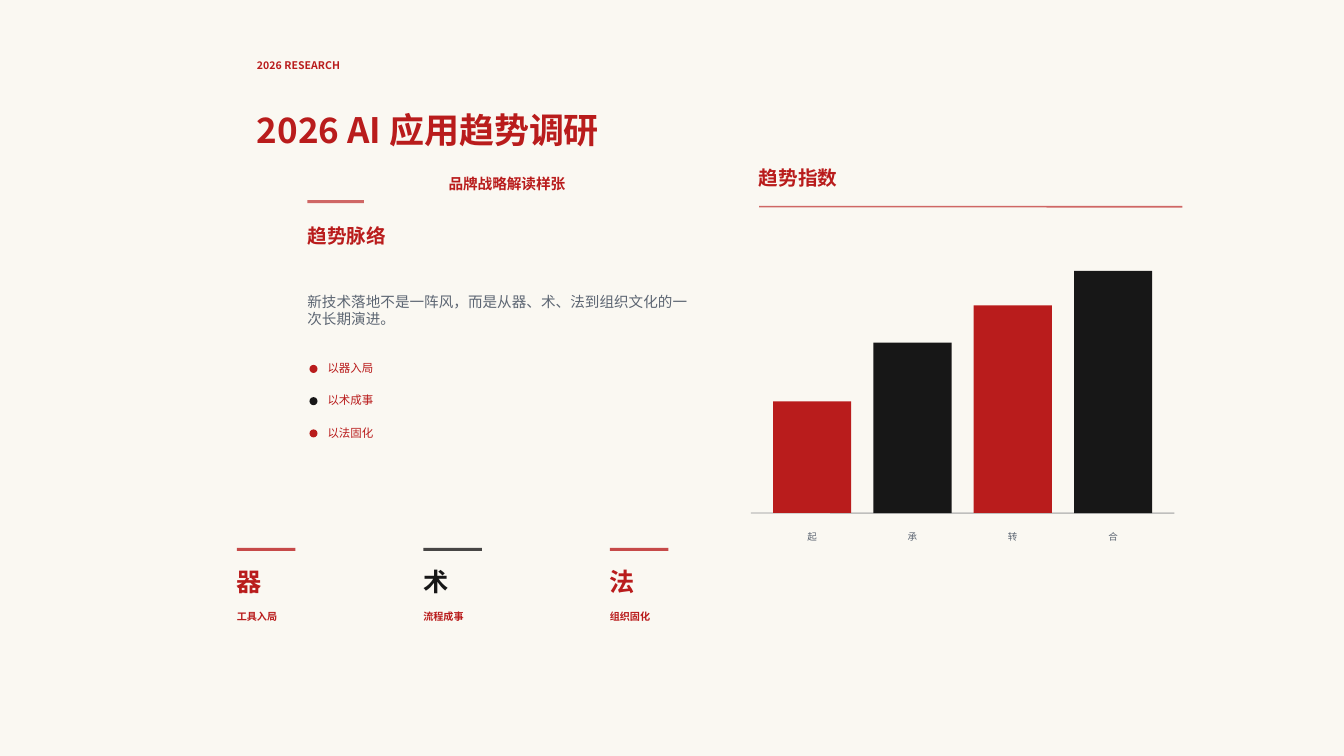
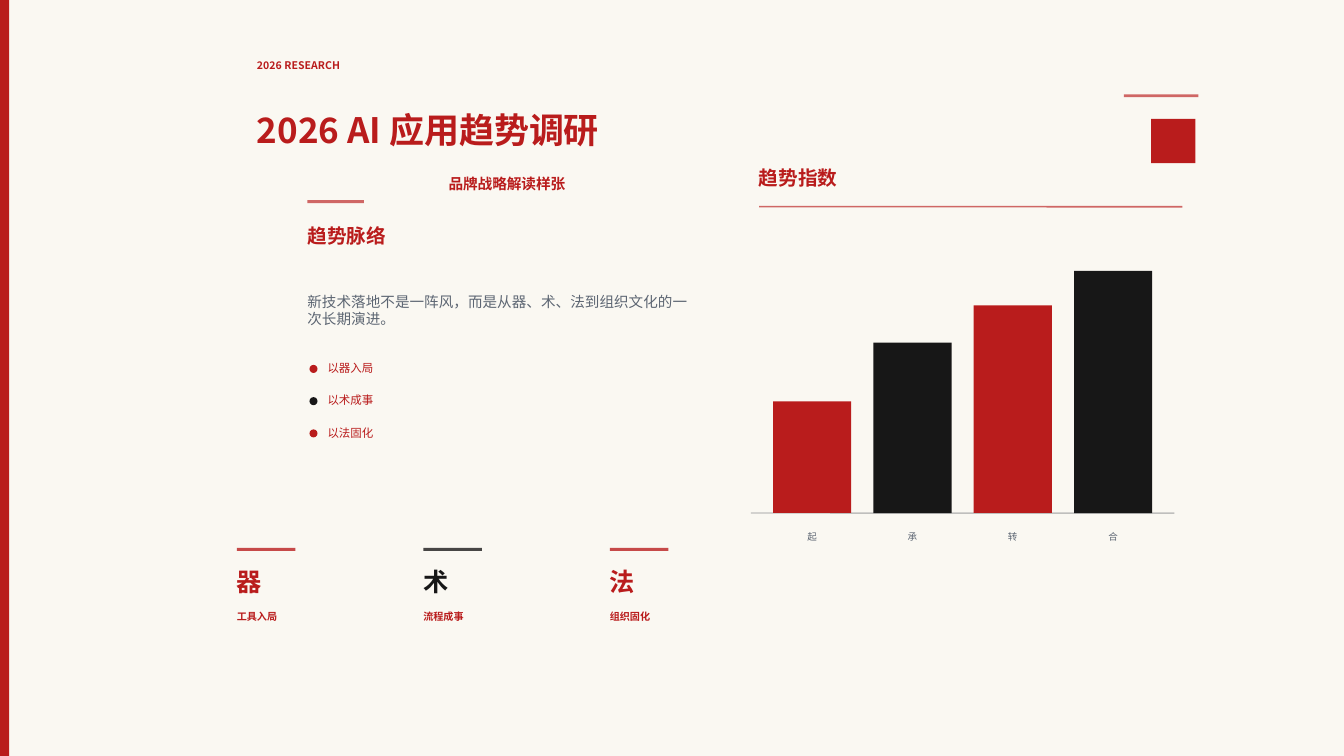
Before and after one commit to DwDestiny/codex-visual-ppt-deck-builder, a slide deck: slide 1 of effect-tests/style-library-v1/samples/style-sample-oriental-heritage.pptx. Drawn at 1344x756 pixels with LibreOffice and Linux fonts; fonts in the diff are those of the drawing; background and template pictures are left out. Boxes give left, top, right and bottom in pixels: in the first picture for what was removed or moved away, otherwise in the second. Text is boxed around its words. In the diff, an @@ line names an element or a change of style, - is before the commit and + after.

```diff
--- a/effect-tests/style-library-v1/samples/style-sample-oriental-heritage.pptx
+++ b/effect-tests/style-library-v1/samples/style-sample-oriental-heritage.pptx
@@ rectangle added at bbox=[0, 0, 9, 756], fill #B91C1C @@
@@ line added from (1124, 96) to (1199, 96), #B91C1C 2 pt @@
@@ rectangle added at bbox=[1151, 119, 1196, 163], fill #B91C1C @@
```
Also in this commit, not shown: 27 other files.
